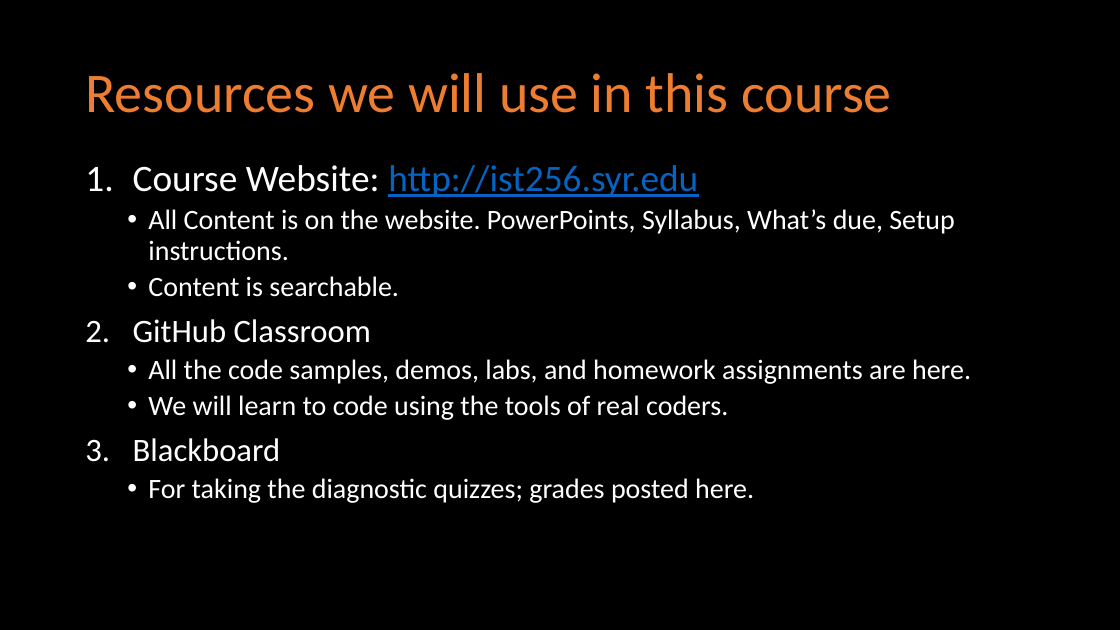
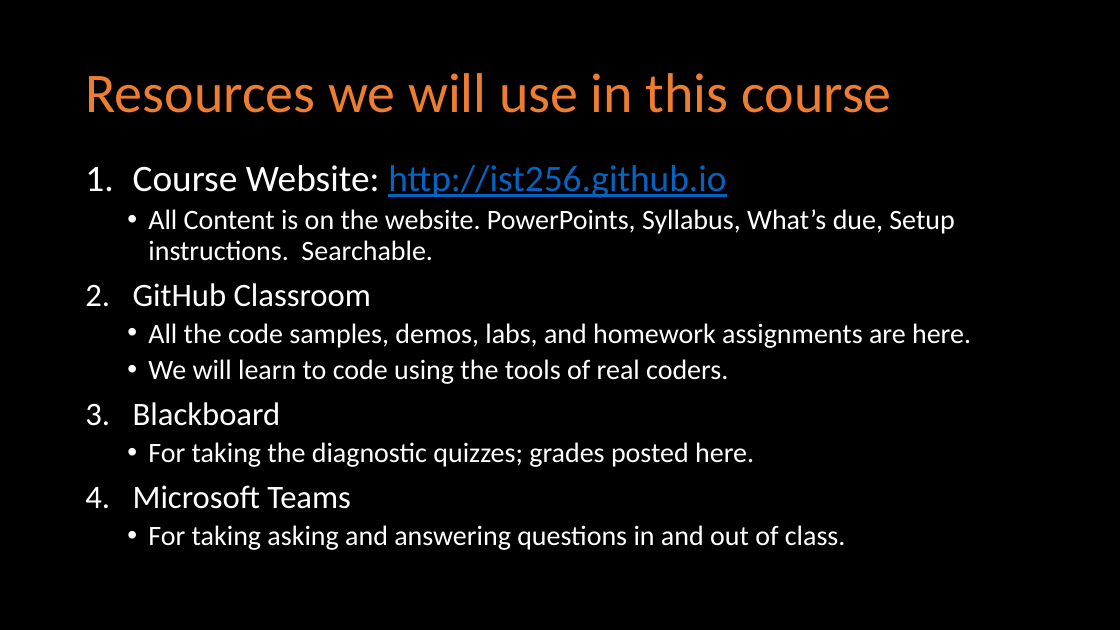
Before and after one commit to ist256/IST256.github.io, a slide deck: slide 6 of content/00/Course-Intro.pptx. Drawn at 1120x630 pixels with LibreOffice and Linux fonts; fonts in the diff are those of the drawing. Boxes give left, top, right and bottom in pixels: in the first picture for what was removed or moved away, otherwise in the second. Text is boxed around its words. In the diff, an @@ line names an element or a change of style, - is before the commit and + after.

Commit message:
Website published 08/25/2019 12:23:05

```diff
--- a/content/00/Course-Intro.pptx
+++ b/content/00/Course-Intro.pptx
@@ text at (x1=133, y1=165, x2=954, y2=261): text changed @@
-1. Course Website: http://ist256.syr.edu
-  • All Content is on the website. PowerPoints, Syllabus, What’s due, Setup instructions.
-  • Content is searchable.
+1. Course Website: http://ist256.github.io
+  • All Content is on the website. PowerPoints, Syllabus, What’s due, Setup instructions. Searchable.
@@ text at (x1=133, y1=485, x2=846, y2=550): paragraphs added @@
+4. Microsoft Teams
+  • For taking asking and answering questions in and out of class.
```
Also in this commit, not shown: 14 other slides changed, 2 slides added, 6 slides removed, 2 other files.
